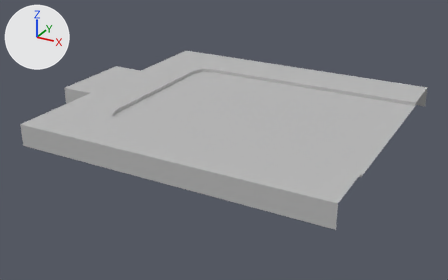
The FBX model SouthsideRun/Assets/Models/Enviro/Updated Streets and Alleys/StreetEnd_1.fbx, before and after one commit.
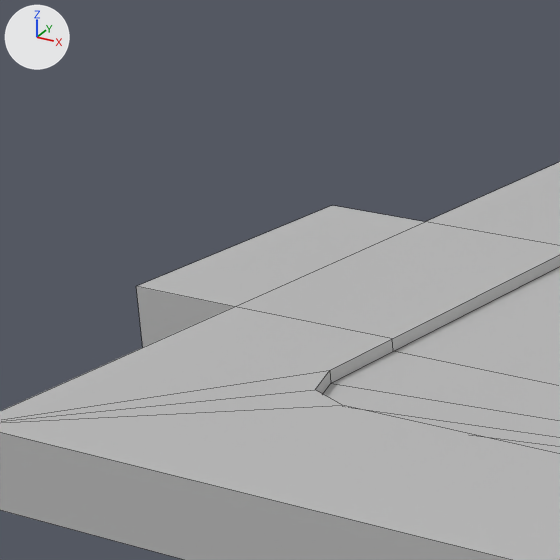
Each version is shown whole from a 50 mm lens placed at (14.4, -28.8, 13.3), pointed at (-1.2, -0.6, -0.9), then close up on the part from 6% to 39% of the width and 4% to 57% of the height. Every picture has the same lights, and +X, +Y and +Z are marked at upper left. The close-ups show mesh edges as thin lines. Where no turn or scale is listed for an object, it has been applied to the vertices.

Objects in the first close-up: 'Street_End_1'.
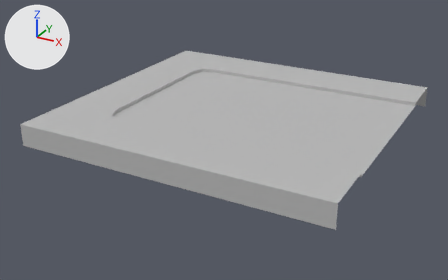
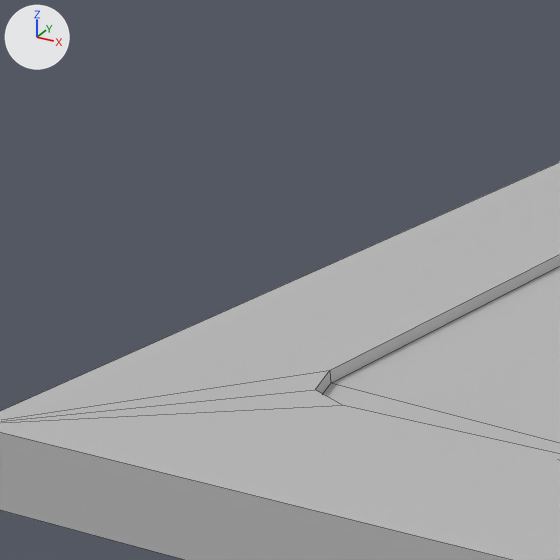
Pixel boxes [x1, y1, x2, y2] of what changed, in the close-ups (560 x 560 px):
part 1 of me_mesh, cut back: [0, 162, 560, 454] in both

What the commit changed:
me_mesh is used by ob_street_end_1; location (0.0, 0.0, 0.0).
me_mesh had 38 vertices, 34 faces and spanned x -11.0..8.0, y -8.0..8.0, z 0.0..1.2.
me_mesh now has 24 vertices, 21 faces and spans x -9.0..8.0, y -8.0..8.0, z 0.0..1.2.
Part 1, on me_mesh:
14 vertices are removed from x -11.0..8.0, y -2.5..2.5, z 0.0..1.2.
20 faces are deleted.
7 new faces join them.
